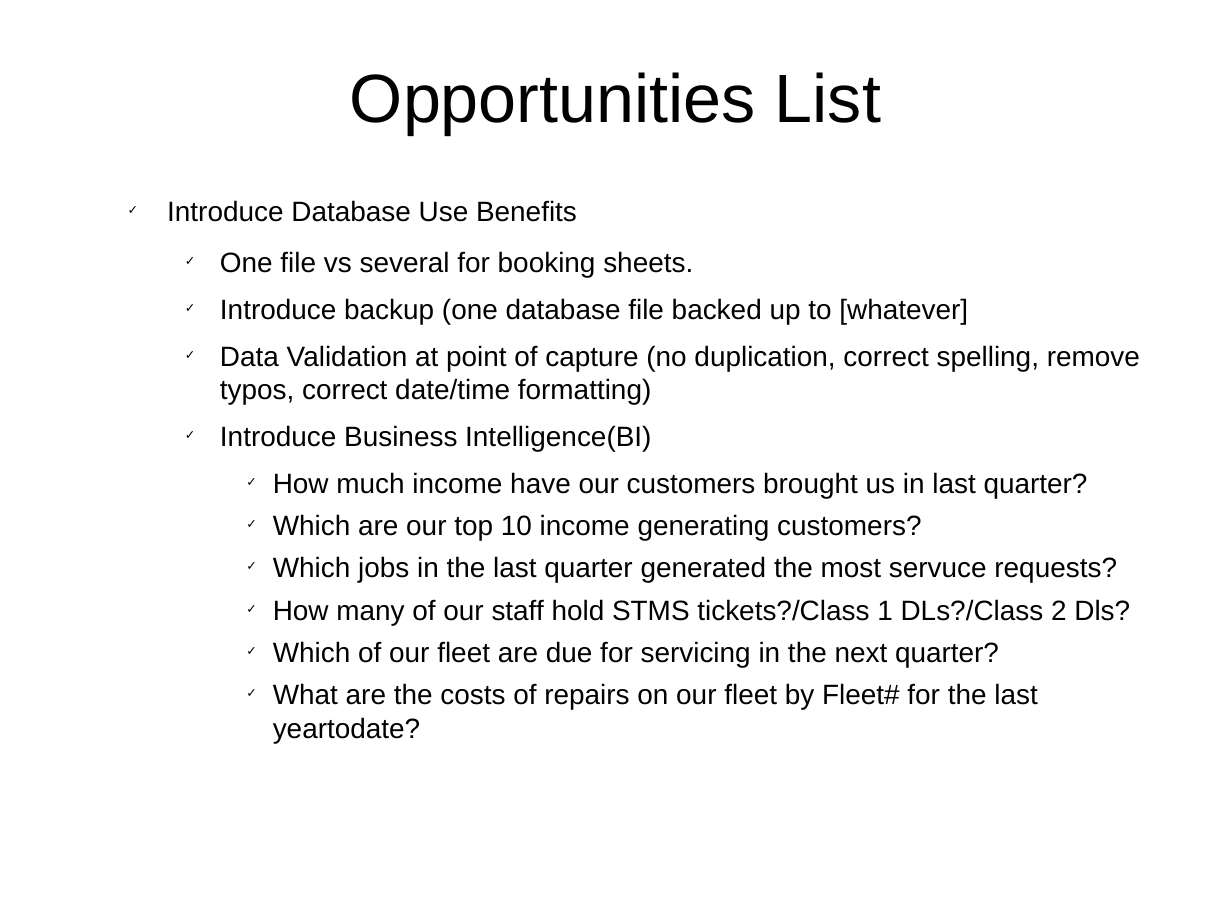
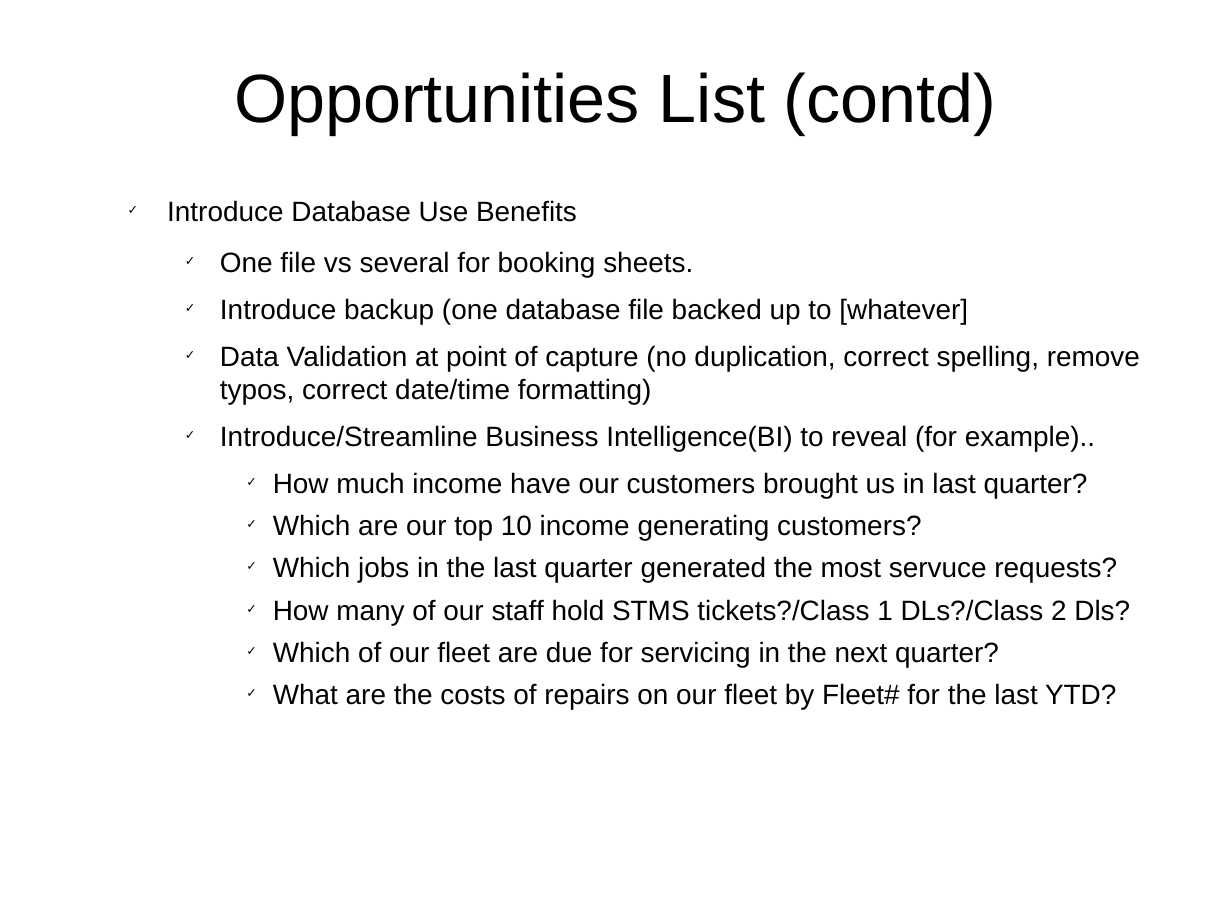
Before and after one commit to monkeysh1ne/TMNZ_Stuff, a slide deck: slide 19 of Workflows BP Models.odp (slide 16 before the commit). Drawn at 1232x924 pixels with LibreOffice and Linux fonts; fonts in the diff are those of the drawing. Boxes give left, top, right and bottom in pixels: in the first picture for what was removed or moved away, otherwise in the second. Text is boxed around its words. In the diff, an @@ line names an element or a change of style, - is before the commit and + after.

Commit message:
Added 'ROI, Title Page, TOC & Introduction' in 'Workflows BP Models' presentation.

```diff
--- a/Workflows BP Models.odp
+++ b/Workflows BP Models.odp
@@ title at (x1=234, y1=72, x2=996, y2=134): text changed @@
-Opportunities List
+Opportunities List (contd)
@@ text at (x1=220, y1=425, x2=1095, y2=451): text changed @@
-    ✓ Introduce Business Intelligence(BI)
+    ✓ Introduce/Streamline Business Intelligence(BI) to reveal (for example)..
@@ text at (x1=273, y1=683, x2=1116, y2=709): text changed @@
-      ✓ What are the costs of repairs on our fleet by Fleet# for the last yeartodate?
+      ✓ What are the costs of repairs on our fleet by Fleet# for the last YTD?
```
Also in this commit, not shown: 1 other slide changed, 9 slides added, 1 other file.
